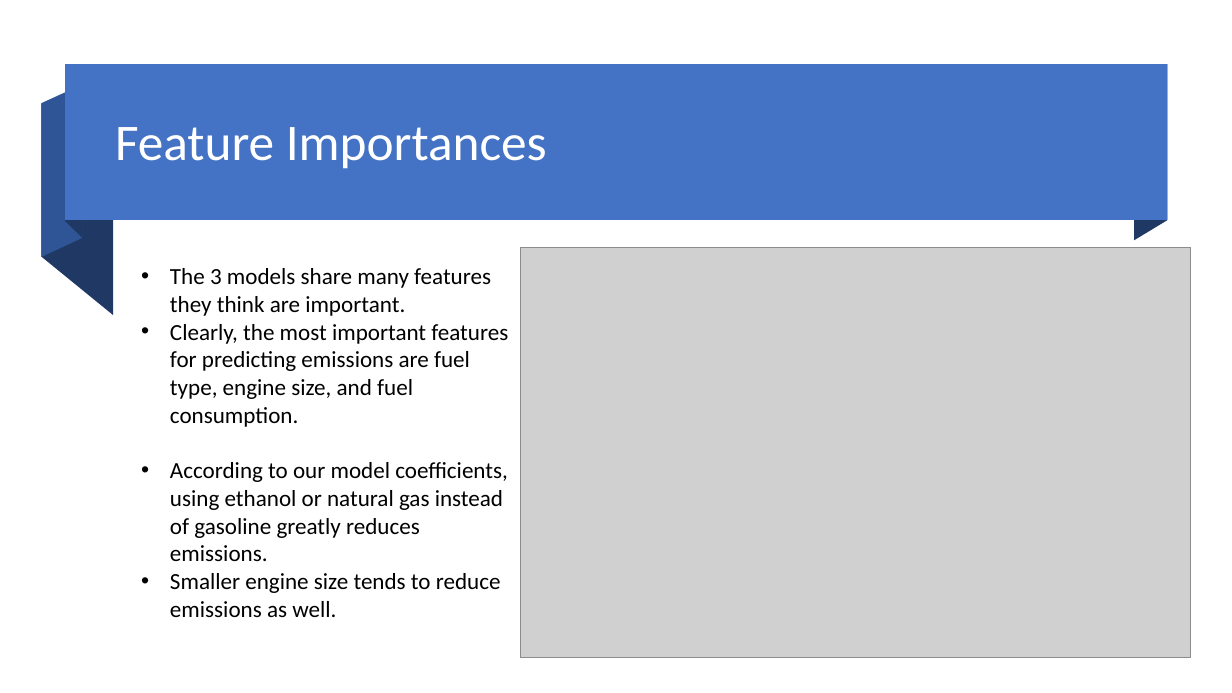
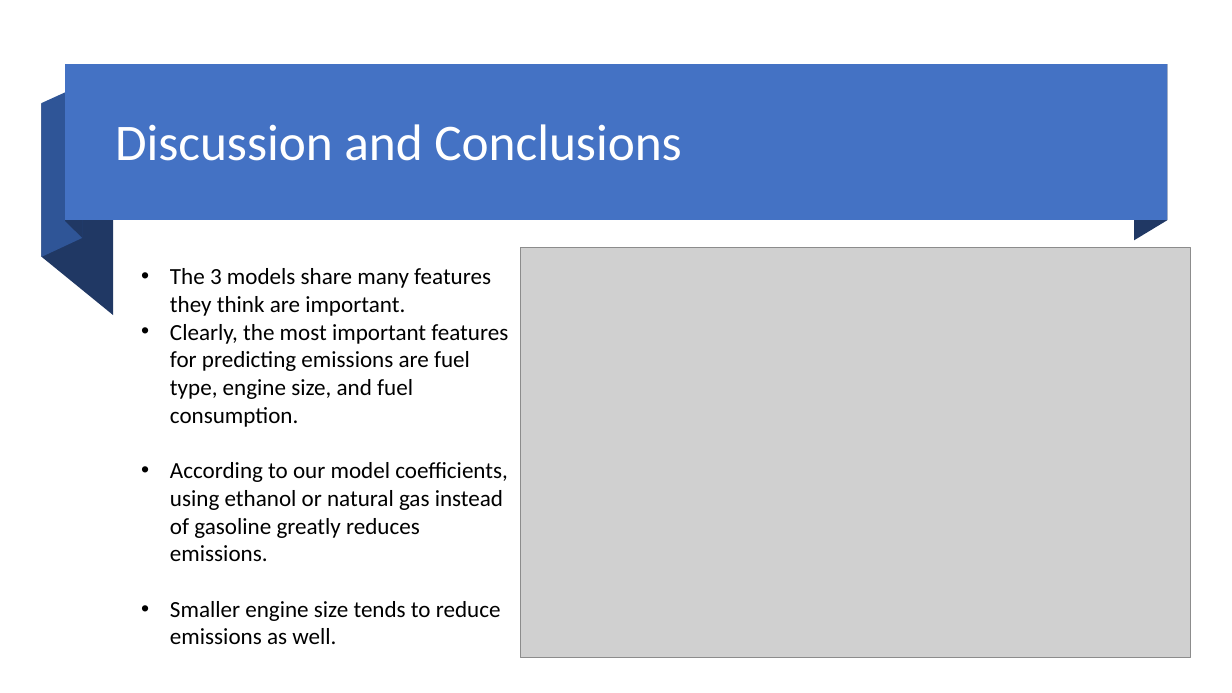
Before and after one commit to djlofland/DS621_F2020_Group3, a slide deck: slide 8 of Final Project/Group_3_FinalProject.pptx. Drawn at 1232x693 pixels with LibreOffice and Linux fonts; fonts in the diff are those of the drawing; grey boxes stand for pictures. Boxes give left, top, right and bottom in pixels: in the first picture for what was removed or moved away, otherwise in the second. Text is boxed around its words. In the diff, an @@ line names an element or a change of style, - is before the commit and + after.

Commit message:
Fixed formatting, added pdf and slides
-Fixed formatting on report and made a PDF
-Changed last slide to conclusions

```diff
--- a/Final Project/Group_3_FinalProject.pptx
+++ b/Final Project/Group_3_FinalProject.pptx
@@ title at box(115, 124, 681, 161): text changed @@
-Feature Importances
+Discussion and Conclusions
@@ text "The 3 models share many ..." rewrapped from box(170, 268, 508, 617) to box(170, 268, 508, 644) @@
```
Also in this commit, not shown: 3 other files.
